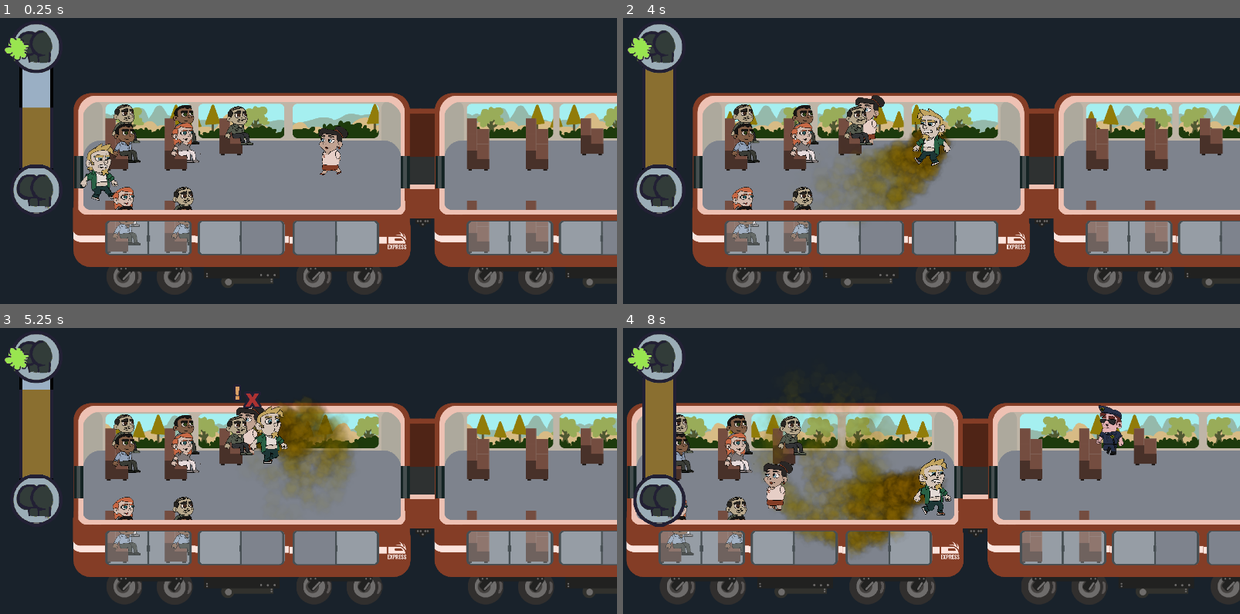
Above: before the commit, frames 1-4 (two rows, left to right).
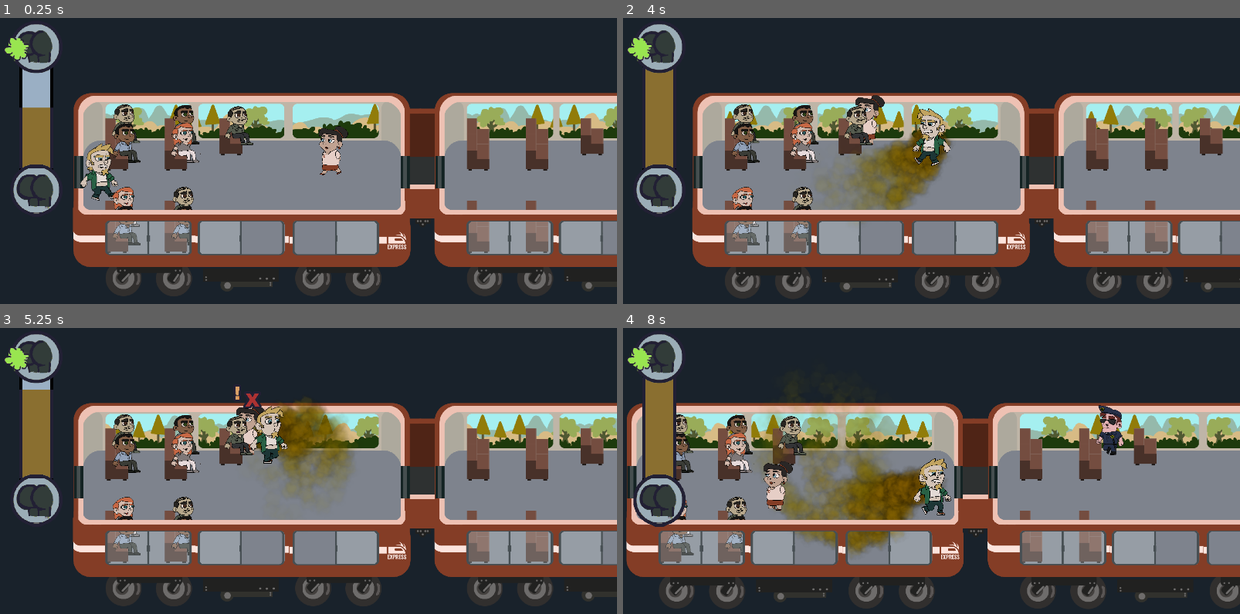
Above: after the commit, the same moments.

Repository: caiotava/Fart-Ninja
Game: Godot game, scene res://main.tscn
Same seed, same stepped clock (60 frames per second), same inputs: the game is played once before the commit and once after it. Sound files missing from this copy of the repository are replaced by a short silence.
Inputs:
- Up to frame 1 (0.25 s): no input
- Up to frame 2 (4 s): tap Enter at 0.5 s; hold Right (player_right) 0.53-1.28 s; hold Space (keep) 0.53-1.28 s; hold Down (player_down) 1.28-2.03 s; tap Space (keep) at 1.35, 2.85 s; hold Right (player_right) 2.03-2.78 s; hold Space (keep) 2.03-2.78 s; hold Up (player_up) 2.78-3.53 s; hold Left (player_left) from 3.53 s (still down); hold Space (keep) from 3.53 s (still down)
- Up to frame 3 (5.25 s): release Space (keep) at 4.28 s; tap Space (keep) at 4.35 s; release Left (player_left) at 5.03 s; hold Down (player_down) from 5.03 s (still down); hold Space (keep) from 5.03 s (still down)
- Up to frame 4 (8 s): release Down (player_down) at 5.78 s; release Space (keep) at 5.78 s; hold Right (player_right) 5.78-6.53 s; tap Space (keep) at 5.85, 7.35 s; hold Up (player_up) 6.53-7.28 s; hold Space (keep) 6.53-7.28 s; hold Right (player_right) from 7.28 s (still down)

The runs differ from the first frame. In frame 1, 0.6% of the frame differs, in the area x 18-97%, y 87-95%; in frame 2, 1.1%; in frame 3, 0.6%; in frame 4, 1.3%, in the area x 7-100%, y 87-96%.

Commit message:
feat: add wheels movement

Diff:
--- a/fartbar/FartBar.gd
+++ b/fartbar/FartBar.gd
@@ -1,4 +1,6 @@
 extends TextureProgressBar
+
+signal do_fart
 
 @export var keep_increase = 1.0
 @export var const_descrease = 0.25
@@ -8,7 +10,6 @@
 
 var keep_last_pressed
 var full_release = false
-signal do_fart
 var full_release_sound_position;
 
 # Called when the node enters the scene tree for the first time.
--- a/main.tscn
+++ b/main.tscn
@@ -52,7 +52,5 @@
 
 [editable path="Carriage"]
 [editable path="Carriage/Player"]
-[editable path="Carriage/Carriages/Carriage03"]
-[editable path="Carriage/LastCarriage"]
 [editable path="GameOver"]
 [editable path="Victory"]
--- a/train/carriage.tscn
+++ b/train/carriage.tscn
@@ -147,14 +147,16 @@
 
 [node name="Carriage02" parent="Carriages" node_paths=PackedStringArray("next_carriage", "main_camera") instance=ExtResource("13_mtb4j")]
 position = Vector2(1518, 0)
-next_carriage = NodePath("../Carriage03")
+next_carriage = NodePath("../Carriage04")
 main_camera = NodePath("../../Camera2D")
 
-[node name="Carriage03" parent="Carriages" instance=ExtResource("13_xaufx")]
-position = Vector2(3124, 0)
+[node name="Carriage04" parent="Carriages" node_paths=PackedStringArray("next_carriage", "main_camera") instance=ExtResource("13_xaufx")]
+position = Vector2(3104, -2)
+next_carriage = NodePath("../LastCarriage")
+main_camera = NodePath("../../Camera2D")
 
-[node name="LastCarriage" parent="." instance=ExtResource("16_0rfk8")]
-position = Vector2(4727, -2)
+[node name="LastCarriage" parent="Carriages" instance=ExtResource("16_0rfk8")]
+position = Vector2(4708, -8)
 
 [connection signal="area_entered" from="Player/Farticles/Fart" to="Player/Farticles/Fart" method="_on_area_entered"]
 [connection signal="body_entered" from="Player/Farticles/Fart" to="." method="_on_fart_body_entered"]
@@ -163,4 +165,3 @@
 [connection signal="finished" from="UI/Soundtrack" to="UI/Soundtrack" method="_on_finished"]
 
 [editable path="Player"]
-[editable path="LastCarriage"]
--- a/train/carriage_base.tscn
+++ b/train/carriage_base.tscn
@@ -1,7 +1,8 @@
-[gd_scene load_steps=11 format=3 uid="uid://c7aw5vl1g0kgp"]
+[gd_scene load_steps=12 format=3 uid="uid://c7aw5vl1g0kgp"]
 
 [ext_resource type="Texture2D" uid="uid://cignifkxdf4vu" path="res://train/gfx/train-atlas.png" id="1_o0fjw"]
 [ext_resource type="Script" path="res://train/carriage_base.gd" id="1_yo87l"]
+[ext_resource type="PackedScene" uid="uid://b72pnfygc1o0l" path="res://train/wheels.tscn" id="3_7vfdf"]
 
 [sub_resource type="RectangleShape2D" id="RectangleShape2D_a1ye8"]
 size = Vector2(53, 311)
@@ -175,25 +176,8 @@
 position = Vector2(1733, 442)
 shape = SubResource("RectangleShape2D_dkwjk")
 
-[node name="Wheel" type="Node2D" parent="CarriageBackground"]
-
-[node name="WeelLeft" type="Sprite2D" parent="CarriageBackground/Wheel"]
-position = Vector2(594, 953)
-texture = ExtResource("1_o0fjw")
-region_enabled = true
-region_rect = Rect2(259, 3943, 384, 161)
-
-[node name="WeelMiddle" type="Sprite2D" parent="CarriageBackground/Wheel"]
-position = Vector2(1003, 953)
-texture = ExtResource("1_o0fjw")
-region_enabled = true
-region_rect = Rect2(785, 3943, 337, 103)
-
-[node name="WeelRight" type="Sprite2D" parent="CarriageBackground/Wheel"]
-position = Vector2(1437, 953)
-texture = ExtResource("1_o0fjw")
-region_enabled = true
-region_rect = Rect2(1246, 3943, 384, 161)
+[node name="Wheel" parent="CarriageBackground" instance=ExtResource("3_7vfdf")]
+position = Vector2(398, 892)
 
 [node name="Windows" type="Node2D" parent="CarriageBackground"]
 z_index = 20
--- /dev/null
+++ b/train/wheels.gd
@@ -0,0 +1,9 @@
+extends Node2D
+
+# Called when the node enters the scene tree for the first time.
+func _ready():
+	$AnimationPlayer.play("movement")
+
+# Called every frame. 'delta' is the elapsed time since the previous frame.
+func _process(delta):
+	pass
--- /dev/null
+++ b/train/wheels.tscn
@@ -0,0 +1,75 @@
+[gd_scene load_steps=5 format=3 uid="uid://b72pnfygc1o0l"]
+
+[ext_resource type="Texture2D" uid="uid://cignifkxdf4vu" path="res://train/gfx/train-atlas.png" id="1_7it2m"]
+[ext_resource type="Script" path="res://train/wheels.gd" id="1_dw6kd"]
+
+[sub_resource type="Animation" id="Animation_tjccy"]
+resource_name = "movement"
+loop_mode = 1
+tracks/0/type = "value"
+tracks/0/imported = false
+tracks/0/enabled = true
+tracks/0/path = NodePath("WeelLeft:position")
+tracks/0/interp = 1
+tracks/0/loop_wrap = true
+tracks/0/keys = {
+"times": PackedFloat32Array(0, 0.4),
+"transitions": PackedFloat32Array(1, 1),
+"update": 0,
+"values": [Vector2(192, 80.5), Vector2(192, 60)]
+}
+tracks/1/type = "value"
+tracks/1/imported = false
+tracks/1/enabled = true
+tracks/1/path = NodePath("WeelMiddle:position")
+tracks/1/interp = 1
+tracks/1/loop_wrap = true
+tracks/1/keys = {
+"times": PackedFloat32Array(0, 0.6),
+"transitions": PackedFloat32Array(1, 1),
+"update": 0,
+"values": [Vector2(601, 80.5), Vector2(601, 70)]
+}
+tracks/2/type = "value"
+tracks/2/imported = false
+tracks/2/enabled = true
+tracks/2/path = NodePath("WeelRight:position")
+tracks/2/interp = 1
+tracks/2/loop_wrap = true
+tracks/2/keys = {
+"times": PackedFloat32Array(0, 0.4),
+"transitions": PackedFloat32Array(1, 1),
+"update": 0,
+"values": [Vector2(1035, 80.5), Vector2(1035, 60)]
+}
+
+[sub_resource type="AnimationLibrary" id="AnimationLibrary_2n0qv"]
+_data = {
+"movement": SubResource("Animation_tjccy")
+}
+
+[node name="Wheels" type="Node2D"]
+script = ExtResource("1_dw6kd")
+
+[node name="WeelLeft" type="Sprite2D" parent="."]
+position = Vector2(192, 80.5)
+texture = ExtResource("1_7it2m")
+region_enabled = true
+region_rect = Rect2(259, 3943, 384, 161)
+
+[node name="WeelMiddle" type="Sprite2D" parent="."]
+position = Vector2(601, 80.5)
+texture = ExtResource("1_7it2m")
+region_enabled = true
+region_rect = Rect2(785, 3943, 337, 103)
+
+[node name="WeelRight" type="Sprite2D" parent="."]
+position = Vector2(1035, 80.5)
+texture = ExtResource("1_7it2m")
+region_enabled = true
+region_rect = Rect2(1246, 3943, 384, 161)
+
+[node name="AnimationPlayer" type="AnimationPlayer" parent="."]
+libraries = {
+"": SubResource("AnimationLibrary_2n0qv")
+}
